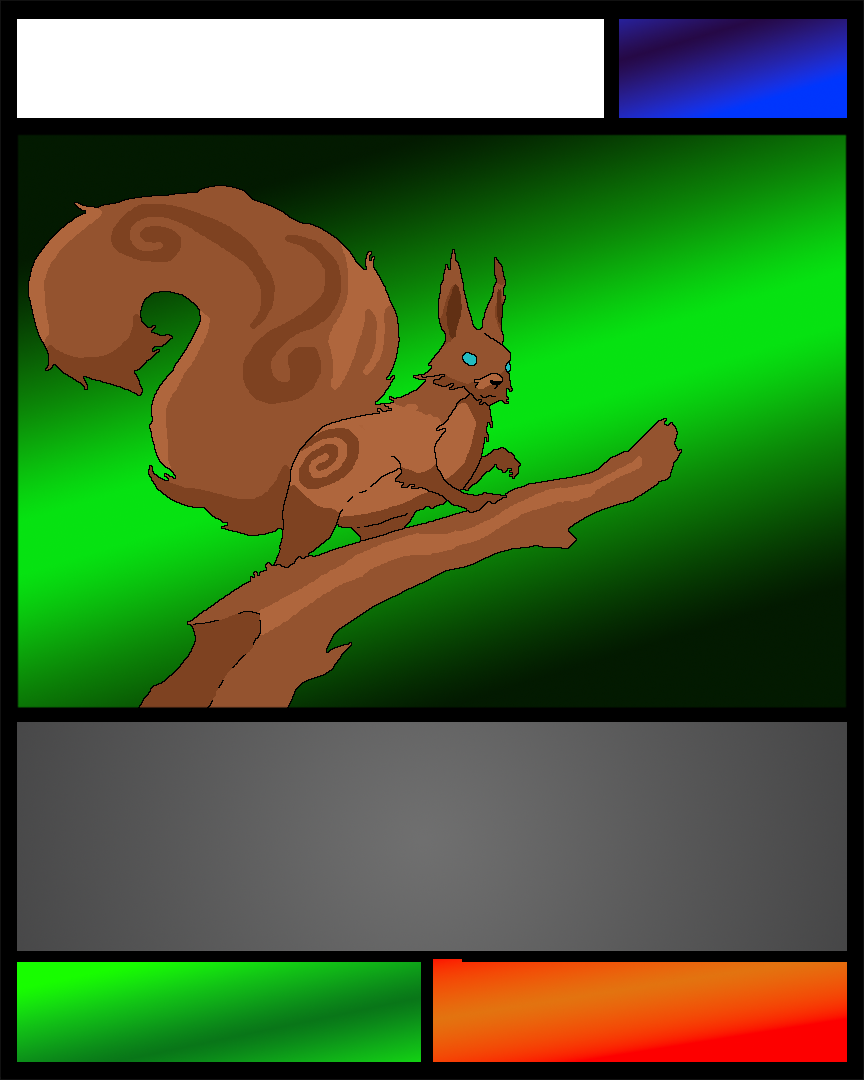
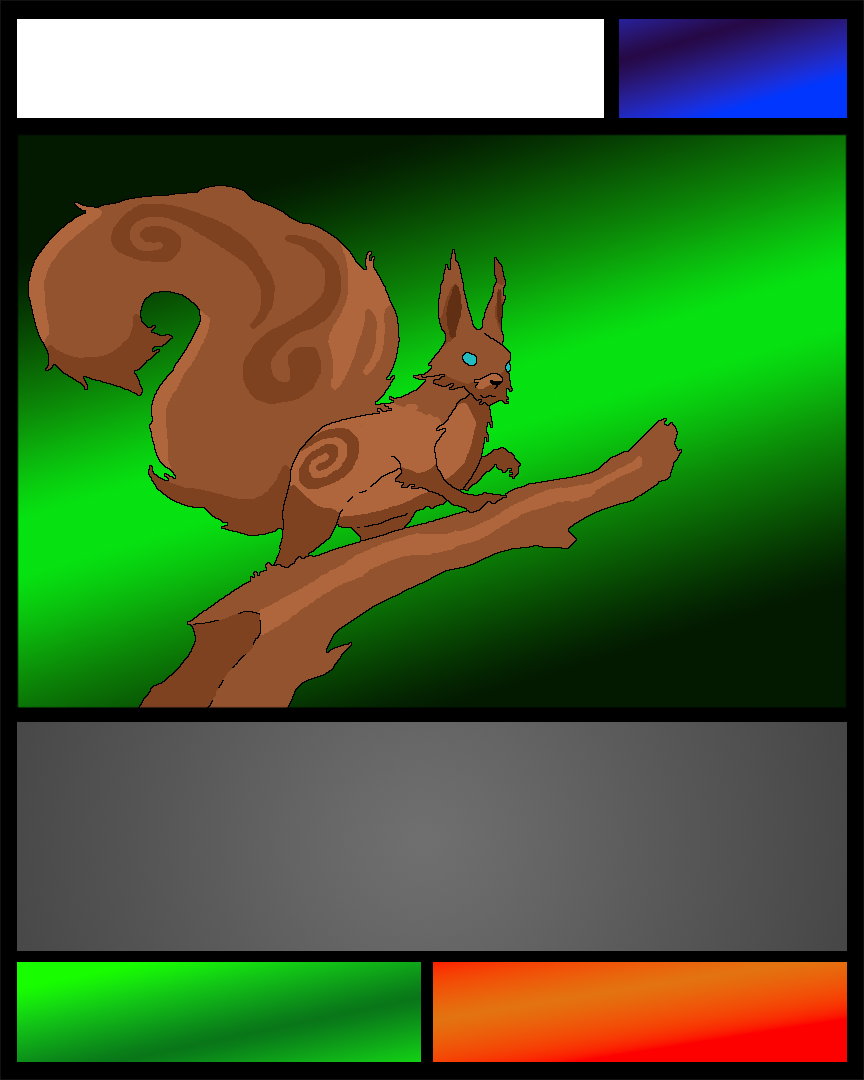
Before/after of a 864px x 1080px layered artwork. What changed in the layer stack:
renamed "Linie 17" to "Card", painted on it over [433, 959, 462, 962]
